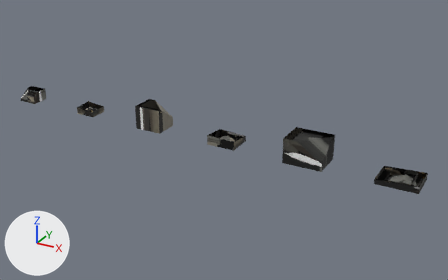
What one commit did to the glTF model src/assets/battle/city/kingdoms-americas-houses-damage.glb.
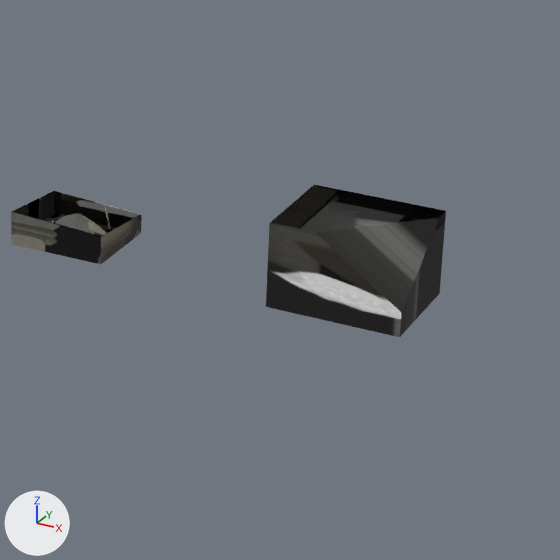
The first picture shows the older version from a 50 mm lens placed at (18.39, -17.27, 8.73), pointed at (8.71, 0.33, -0.08). The close-ups show the older and then the newer version on the part from 46% to 82% of the width and 26% to 85% of the height of that picture. Only the edits that show in the close-ups are written down. The lights are fixed; the arrows at lower left show +X, +Y and +Z. Where no turn or scale is listed for an object, it has been applied to the vertices. Vertices at exactly the same position are counted once.

Before the edit, the objects in view are built like this:
```python
ob_mesh_15 = bpy.data.objects.new('Mesh_15', me_mesh_15)
ob_mesh_15.location = (11.33, 0.54, 0.0)
ob_mesh_16 = bpy.data.objects.new('Mesh_16', me_mesh_16)
ob_mesh_16.location = (11.33, 0.54, 0.0)
ob_mesh_17 = bpy.data.objects.new('Mesh_17', me_mesh_17)
ob_mesh_17.location = (11.33, 0.54, 0.0)
ob_mesh_4 = bpy.data.objects.new('Mesh_4', me_mesh_4)
ob_mesh_4.location = (8.33, 0.54, 0.0)
ob_mesh_6 = bpy.data.objects.new('Mesh_6', me_mesh_6)
ob_mesh_6.location = (8.33, 0.54, 0.0)
ob_mesh_7 = bpy.data.objects.new('Mesh_7', me_mesh_7)
ob_mesh_7.location = (8.33, 0.54, 0.0)
```
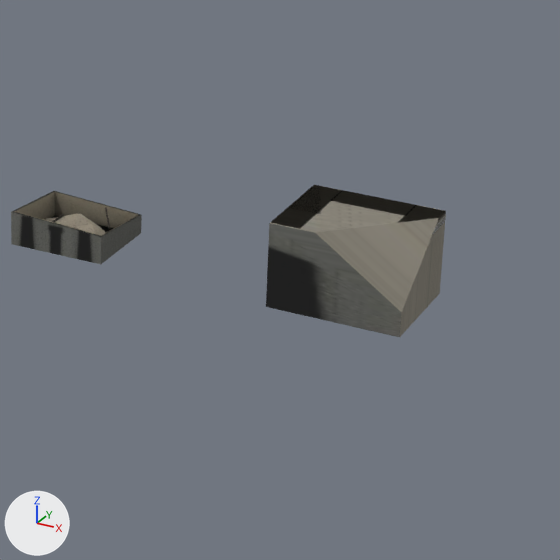
Where the change shows, as pixel boxes [x1, y1, x2, y2] in the close-ups (560 x 560 px):
'Mesh_17', surface changed: [268, 185, 446, 337] in both
'Mesh_7', surface changed: [11, 191, 142, 264] in both
'Mesh_4', surface changed, reshaped (lighter): before [46, 207, 111, 236]; after [13, 191, 140, 237]
'Mesh_6', surface changed: [13, 191, 140, 237] in both
'Mesh_15', surface changed: [369, 205, 446, 331] in both
'Mesh_16', surface changed: [270, 186, 415, 229] in both
part 1 of me_mesh_4, added (brown): after [14, 192, 139, 236]
part 2 of me_mesh_4, surface changed: before [46, 207, 111, 230]; after [13, 191, 140, 234]

Patch to the scene script:
```diff
--- a/src/assets/battle/city/kingdoms-americas-houses-damage.glb.py
+++ b/src/assets/battle/city/kingdoms-americas-houses-damage.glb.py
@@ mat_town @@
 n3 = _N.new('ShaderNodeMapping'); n3.name = 'Mapping'
-n3.inputs[1].default_value = (0.0008, -13.9, 0.0)  # 'Location'
-n3.inputs[3].default_value = (15.85, 14.89, 1.0)  # 'Scale'
+n3.inputs[1].default_value = (0.0008, -14.0, 0.0)  # 'Location'
+n3.inputs[3].default_value = (15.88, 15.0, 1.0)  # 'Scale'
 n4 = _N.new('ShaderNodeUVMap'); n4.name = 'UV Map'
@@ me_mesh_4 @@
 # used by ob_mesh_4; location = (8.33, 0.54, 0.0)
-me_mesh_4.from_pydata(...)  # 188 vertices, 278 faces; spans x 0.17..1.17, y -0.977..-0.105, z 0.0..0.357
+me_mesh_4.from_pydata(...)  # 344 vertices, 362 faces; spans x 0.17..1.17, y -0.977..-0.105, z 0.0..0.357
+# me_mesh_4 part 1: 156 vertices added at x 0.17..1.17, y -0.977..-0.105, z 0.003..0.357
+# me_mesh_4 part 2: 251 kept faces spanning x 0.17..1.17, y -0.977..-0.105, z 0.0..0.357 get new texture (UV) coordinates
 me_mesh_4.materials.append(mat_town)
@@ me_mesh_7 @@
 me_mesh_7.from_pydata(...)  # 24 vertices, 36 faces; spans x 0.16..1.18, y -0.977..-0.095, z 0.0..0.36
 # used by ob_mesh_7; location = (8.33, 0.54, 0.0)
+# me_mesh_7 part 3: texture (UV) coordinates of 22 of 36 faces, centred in x 0.16..1.18, y -0.977..-0.095, z 0.0..0.222, changed; they spanned u 0.0..0.06, v 0.94..1.0 and now span u 0.01..0.05, v 0.94..1.0
 me_mesh_7.materials.append(mat_town)
@@ me_mesh_17 @@
 me_mesh_17.from_pydata(...)  # 38 vertices, 62 faces; spans x 0.0..1.34, y -1.073..0.0, z 0.0..0.867
 # used by ob_mesh_17; location = (11.33, 0.54, 0.0)
+# me_mesh_17 part 4: texture (UV) coordinates of 47 of 62 faces, centred in x 0.0..1.34, y -1.073..0.0, z 0.012..0.867, changed; they spanned u 0.02..0.06, v 0.95..1.0 and now span u 0.02..0.06, v 0.94..1.0
 me_mesh_17.materials.append(mat_town)
```
